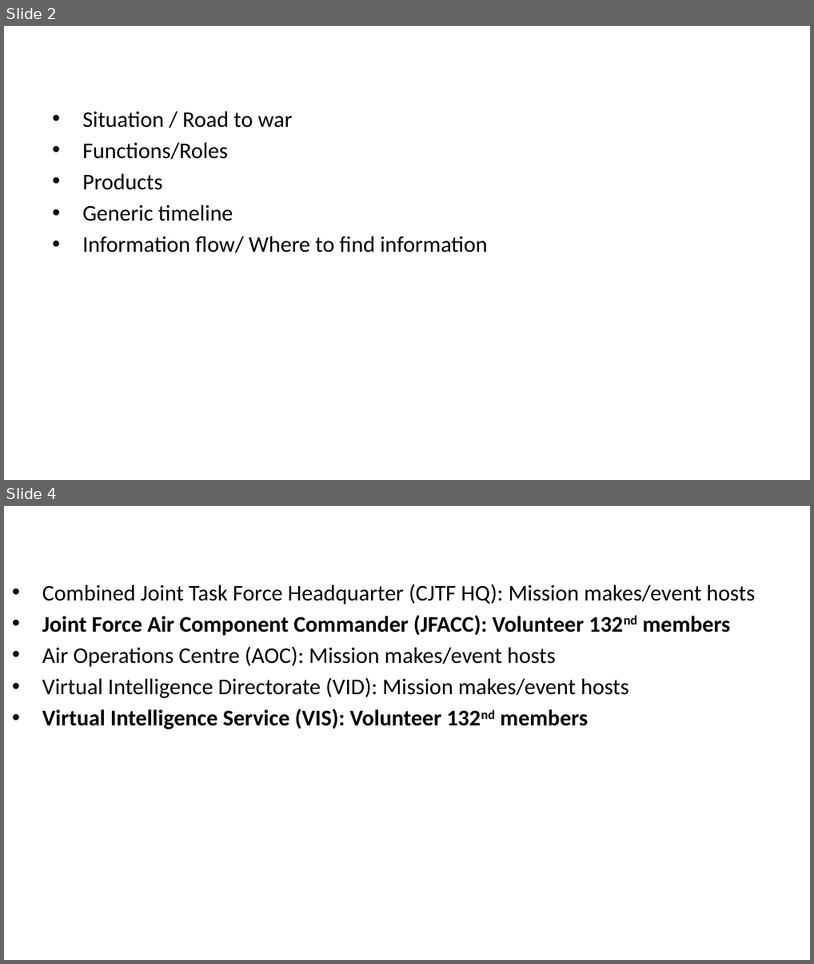
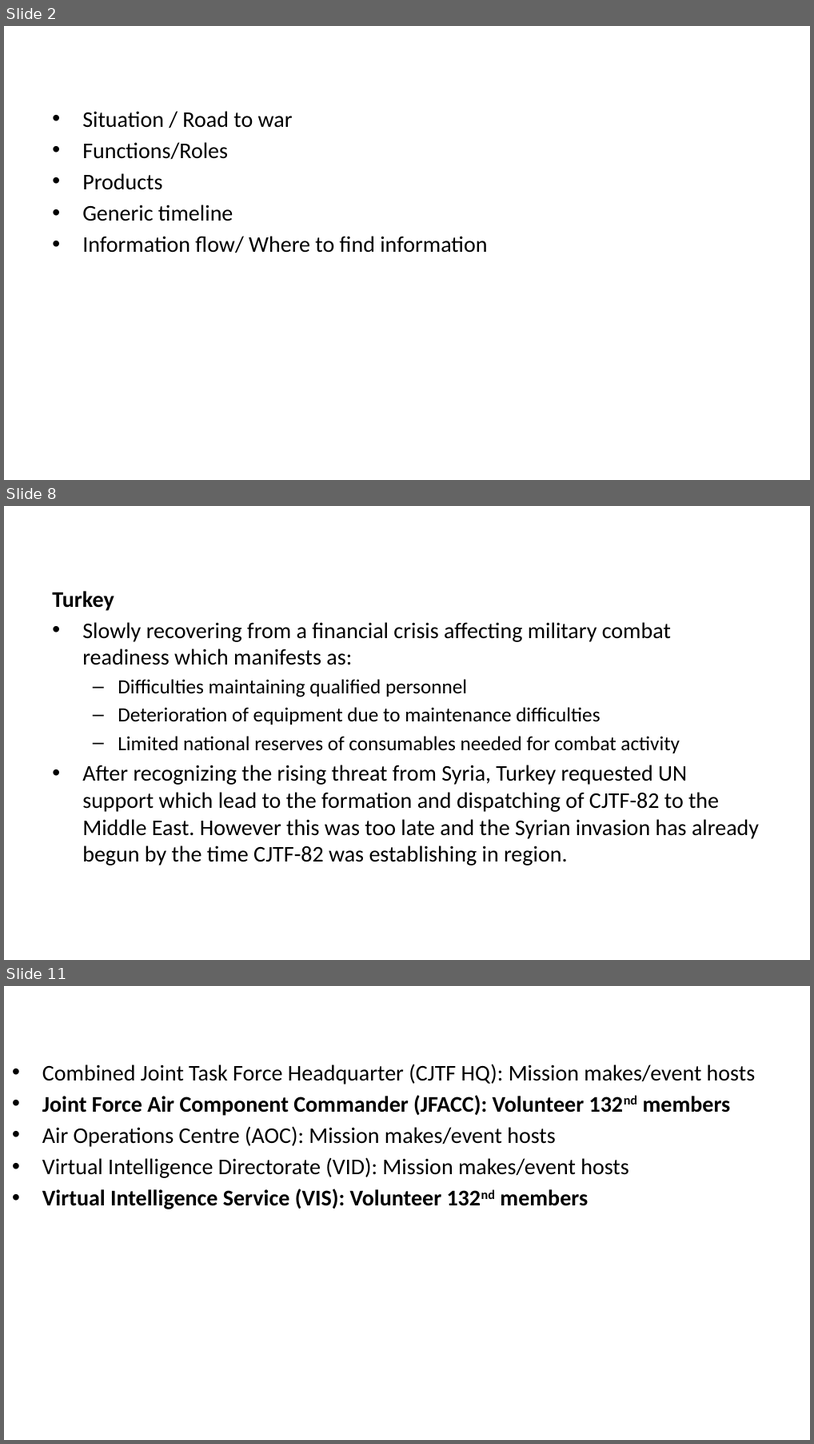
Before and after one commit to 132nd-vWing/OPAR-Brief, a slide deck: UNDER DEVELOPMENT/132nd OP ACTIVE RESOLVE Introduction Brief.pptx. Shown one above the other, each under a label of ours: slides 2 and 4 before the commit, slides 2, 8 and 11 after it; the slides between them are not shown. The pictures are 814x964 and 814x1444 pixels, drawn with LibreOffice and Linux fonts; fonts in the diff are those of the drawing; background and template pictures are left out. Boxes give left, top, right and bottom in pixels: in the first picture for what was removed or moved away, otherwise in the second. Text is boxed around its words. In the diff, an @@ line names an element or a change of style, - is before the commit and + after.

Commit message:
Added content to SITUATION slides

```diff
--- a/UNDER DEVELOPMENT/132nd OP ACTIVE RESOLVE Introduction Brief.pptx
+++ b/UNDER DEVELOPMENT/132nd OP ACTIVE RESOLVE Introduction Brief.pptx
@@ slide 8 added at box(4, 506, 810, 960), background #FFFFFF @@
@@ title added at box(52, 591, 114, 611), 28 pt, text #FFFFFF, bold @@
+SITUATION - Turkey
@@ text added at box(82, 622, 759, 865), 20 pt, text #000000 @@
+Turkey
+• Slowly recovering from a financial crisis affecting military combat readiness which manifests as:
+  – Difficulties maintaining qualified personnel
+  – Deterioration of equipment due to maintenance difficulties
+  – Limited national reserves of consumables needed for combat activity
+• After recognizing the rising threat from Syria, Turkey requested UN support which lead to the formation and dispatching of CJTF-82 to the Middle East. However this was too late and the Syrian invasion has already begun by the time CJTF-82 was establishing in region.
@@ what was slide 4 is now slide 11 @@
```
Also in this commit, not shown: 7 other slides added, 1 slide removed, 1 other file.
